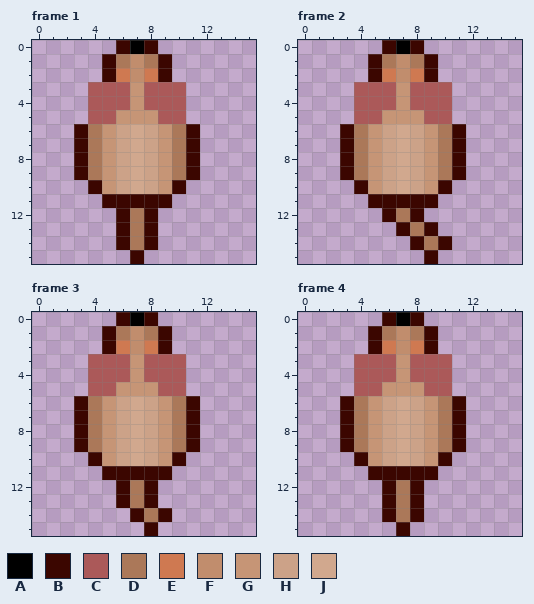
Pixel-art file: Assets/Resources/Sprites/Zihan/toymouse_up.aseprite. That is the earlier state.
16x16 pixels, 7 frames. Shown: frame 1, frame 2, frame 3, frame 4. The commit also changed other frames, which this record leaves out.
Palette (. is transparent): A #000000  B #3b0600  C #ab5959  D #ab7859  E #cf7951  F #c18d6d  G #c69576  H #cca288  J #d1a88e
Pixels before, frame 1, first column x 3:
 0 ...BAB...
 1 ..BDFDB..
 2 ..BEFEB..
 3 .CCCGCCC.
 4 .CCCGCCC.
 5 .CCGGGCC.
 6 BDGHJHGDB
 7 BDGHJHGDB
 8 BDGHJHGDB
 9 BDGHJHGDB
10 .BGHJHGB.
11 ..BBBBB..
12 ...BDB...
13 ...BDB...
14 ...BDB...
15 ....B....
Pixels before, frame 2, first column x 3:
 0 ...BAB...
 1 ..BDFDB..
 2 ..BEFEB..
 3 .CCCGCCC.
 4 .CCCGCCC.
 5 .CCGGGCC.
 6 BDGHJHGDB
 7 BDGHJHGDB
 8 BDGHJHGDB
 9 BDGHJHGDB
10 .BGHJHGB.
11 ..BBBBB..
12 ...BDB...
13 ....BDB..
14 .....BDB.
15 ......B..
Pixels before, frame 3, first column x 3:
 0 ...BAB...
 1 ..BDFDB..
 2 ..BEFEB..
 3 .CCCGCCC.
 4 .CCCGCCC.
 5 .CCGGGCC.
 6 BDGHJHGDB
 7 BDGHJHGDB
 8 BDGHJHGDB
 9 BDGHJHGDB
10 .BGHJHGB.
11 ..BBBBB..
12 ...BDB...
13 ...BDB...
14 ....BDB..
15 .....B...
Pixels before, frame 4, first column x 3:
 0 ...BAB...
 1 ..BDFDB..
 2 ..BEFEB..
 3 .CCCGCCC.
 4 .CCCGCCC.
 5 .CCGGGCC.
 6 BDGHJHGDB
 7 BDGHJHGDB
 8 BDGHJHGDB
 9 BDGHJHGDB
10 .BGHJHGB.
11 ..BBBBB..
12 ...BDB...
13 ...BDB...
14 ...BDB...
15 ....B....
The result:
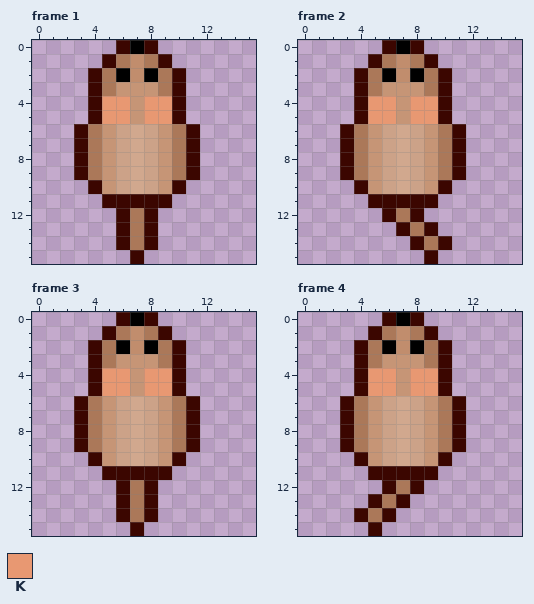
Colours new in this view: K #e89872
Changes in this commit:
Frame 1:
The author changed colour E to colour A in row 2 at x 6 and 8.
Colour B now appears in row 2 at x 4 and 10.
The author changed colour C to colour B in rows 3 to 5 at x 4 and 10.
The author changed colour B to colour D in row 2 at x 5 and 9.
The author changed colour C to colour D in row 3 at x 5 and 9.
The author changed colour C to colour G in row 3 at x 6 and 8.
The author changed colour C to colour K in row 4 at x 5 to 6 and 8 to 9; in row 5 at x 5 and 9.
The author changed colour G to colour K in row 5 at x 6 and 8.
Frame 2: the same change as frame 1
Frame 3:
The author changed colour E to colour A in row 2 at x 6 and 8.
Colour B now appears in row 2 at x 4 and 10; in row 14 at x 6; in row 15 at x 7.
The author changed colour C to colour B in rows 3 to 5 at x 4 and 10.
The author changed colour D to colour B in row 14 at x 8.
The author changed colour B to colour D in row 2 at x 5 and 9; in row 14 at x 7.
The author changed colour C to colour D in row 3 at x 5 and 9.
The author changed colour C to colour G in row 3 at x 6 and 8.
The author changed colour C to colour K in row 4 at x 5 to 6 and 8 to 9; in row 5 at x 5 and 9.
The author changed colour G to colour K in row 5 at x 6 and 8.
The author cleared colour B in row 14 at x 9; in row 15 at x 8.
Frame 4:
The author changed colour E to colour A in row 2 at x 6 and 8.
Colour B now appears in row 2 at x 4 and 10; in row 13 at x 5; in row 14 at x 4; in row 15 at x 5.
The author changed colour C to colour B in rows 3 to 5 at x 4 and 10.
The author changed colour D to colour B in row 13 at x 7.
Colour D now appears in row 14 at x 5.
The author changed colour B to colour D in row 2 at x 5 and 9; in row 13 at x 6.
The author changed colour C to colour D in row 3 at x 5 and 9.
The author changed colour C to colour G in row 3 at x 6 and 8.
The author changed colour C to colour K in row 4 at x 5 to 6 and 8 to 9; in row 5 at x 5 and 9.
The author changed colour G to colour K in row 5 at x 6 and 8.
The author cleared colour B in rows 13 to 14 at x 8; in row 15 at x 7.
The author cleared colour D in row 14 at x 7.
Boxes around the changes in both pictures, in picture pixels (x1, y1, x2, y2):
changed: (88, 68, 186, 124)
changed: (354, 68, 452, 124)
changed: (88, 340, 186, 396)
changed: (116, 508, 172, 536)
changed: (354, 340, 452, 396)
changed: (354, 494, 424, 536)
